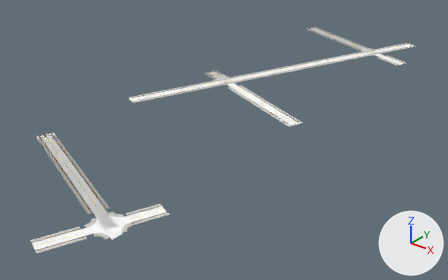
What one commit did to the glTF model game/assets/city/roads/roads_-5_-2.gltf.
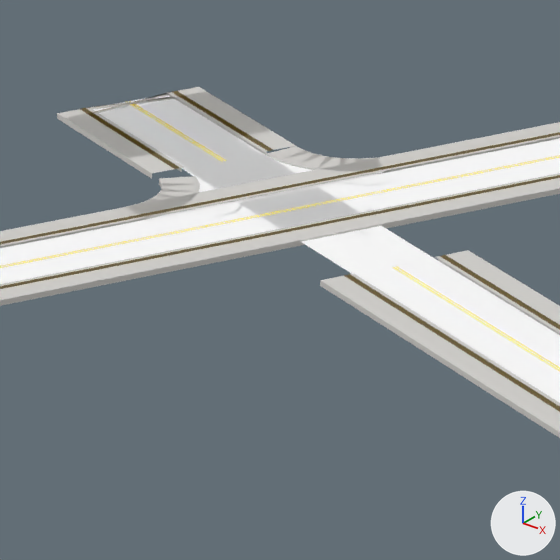
The first picture shows the older version from a camera (50 mm lens) standing at (-1804.0, 348.0, 215.0) and looking at (-2125.0, 749.0, -34.0). The close-ups show the older and then the newer version on the part from 45% to 56% of the width and 22% to 40% of the height of that picture. Only the edits that show in the close-ups are written down. Lighting does not change. The marker at lower right points along +X, +Y and +Z. Objects named as collision shapes, trigger or cutter boxes, shadow casters or lower levels of detail are left out. Vertices at exactly the same position are counted once.

In view in the first close-up: 'roads_-5_-2_Road_Tactile_Strip', 'roads_-5_-2_SH_kerb', 'roads_-5_-2_SH_road_marking_white', 'roads_-5_-2_SH_road_marking_yellow', 'roads_-5_-2_SH_sidewalk', 'roads_-5_-2_SH_wet_asphalt'.
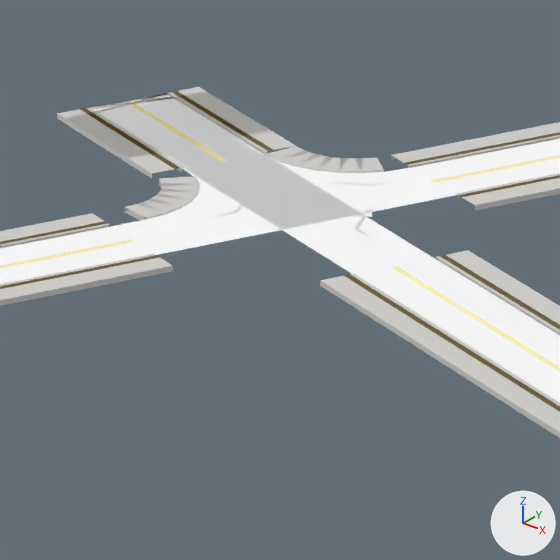
Edits to the scene script, one JSON object a line:
```json
{"block": "me_roads__5__2_road_tactile_strip", "where": "# used by ob_roads__5__2_road_tactile_strip; location = (0.0, 0.0, 0.0)"}
{"op": "remove", "block": "me_roads__5__2_road_tactile_strip", "code": "me_roads__5__2_road_tactile_strip.from_pydata(...)  # 720 vertices, 688 faces; spans x -2205.0..-2043.0, y 511.0..1031.0, z 0.0"}
{"op": "add", "block": "me_roads__5__2_road_tactile_strip", "code": "me_roads__5__2_road_tactile_strip.from_pydata(...)  # 684 vertices, 644 faces; spans x -2205.0..-2043.0, y 511.0..1031.0, z 0.0"}
{"block": "me_roads__5__2_road_tactile_strip", "change": "me_roads__5__2_road_tactile_strip part 1: 16 vertices removed from x -2171.0..-2155.0, y 788.0..808.0, z 0.0"}
{"block": "me_roads__5__2_road_tactile_strip", "change": "other edits to the shape of me_roads__5__2_road_tactile_strip do not show in these pictures"}
{"block": "me_roads__5__2_sh_kerb", "where": "# used by ob_roads__5__2_sh_kerb; location = (0.0, 0.0, 0.0)"}
{"op": "remove", "block": "me_roads__5__2_sh_kerb", "code": "me_roads__5__2_sh_kerb.from_pydata(...)  # 1384 vertices, 1760 faces; spans x -2204.0..-2043.0, y 512.0..1031.0, z 0.0"}
{"op": "add", "block": "me_roads__5__2_sh_kerb", "code": "me_roads__5__2_sh_kerb.from_pydata(...)  # 1330 vertices, 1672 faces; spans x -2204.0..-2043.0, y 512.0..1031.0, z 0.0"}
{"block": "me_roads__5__2_sh_kerb", "change": "me_roads__5__2_sh_kerb part 2: 24 vertices removed from x -2170.0..-2156.0, y 788.0..808.0, z 0.0"}
{"block": "me_roads__5__2_sh_kerb", "change": "other edits to the shape of me_roads__5__2_sh_kerb do not show in these pictures"}
{"block": "me_roads__5__2_sh_road_marking_yellow", "where": "# used by ob_roads__5__2_sh_road_marking_yellow; location = (0.0, 0.0, 0.0)"}
{"op": "remove", "block": "me_roads__5__2_sh_road_marking_yellow", "code": "me_roads__5__2_sh_road_marking_yellow.from_pydata(...)  # 720 vertices, 688 faces; spans x -2200.0..-2047.0, y 513.0..1029.0, z 0.0"}
{"op": "add", "block": "me_roads__5__2_sh_road_marking_yellow", "code": "me_roads__5__2_sh_road_marking_yellow.from_pydata(...)  # 684 vertices, 644 faces; spans x -2200.0..-2047.0, y 513.0..1029.0, z 0.0"}
{"block": "me_roads__5__2_sh_road_marking_yellow", "change": "me_roads__5__2_sh_road_marking_yellow part 3: 16 vertices removed from x -2167.0..-2159.0, y 790.0..807.0, z 0.0"}
{"block": "me_roads__5__2_sh_road_marking_yellow", "change": "other edits to the shape of me_roads__5__2_sh_road_marking_yellow do not show in these pictures"}
{"block": "me_roads__5__2_sh_sidewalk", "where": "# used by ob_roads__5__2_sh_sidewalk; location = (0.0, 0.0, 0.0)"}
{"op": "remove", "block": "me_roads__5__2_sh_sidewalk", "code": "me_roads__5__2_sh_sidewalk.from_pydata(...)  # 1464 vertices, 1760 faces; spans x -2207.0..-2040.0, y 510.0..1032.0, z 0.0"}
{"op": "add", "block": "me_roads__5__2_sh_sidewalk", "code": "me_roads__5__2_sh_sidewalk.from_pydata(...)  # 1410 vertices, 1672 faces; spans x -2207.0..-2040.0, y 510.0..1032.0, z 0.0"}
{"block": "me_roads__5__2_sh_sidewalk", "change": "me_roads__5__2_sh_sidewalk part 4: 24 vertices removed from x -2173.0..-2153.0, y 787.0..809.0, z 0.0"}
{"block": "me_roads__5__2_sh_sidewalk", "change": "other edits to the shape of me_roads__5__2_sh_sidewalk do not show in these pictures"}
```

Boxes (x1, y1, x2, y2) around the edits, measured in the close-ups (560 x 560 px):
```json
{"part": 1, "of": "me_roads__5__2_road_tactile_strip", "change": "deleted", "before": [105, 163, 460, 257]}
{"part": 2, "of": "me_roads__5__2_sh_kerb", "change": "deleted", "before": [130, 165, 457, 255]}
{"part": 3, "of": "me_roads__5__2_sh_road_marking_yellow", "change": "deleted", "before": [133, 181, 433, 242]}
{"part": 4, "of": "me_roads__5__2_sh_sidewalk", "change": "deleted", "before": [93, 155, 475, 271]}
```
